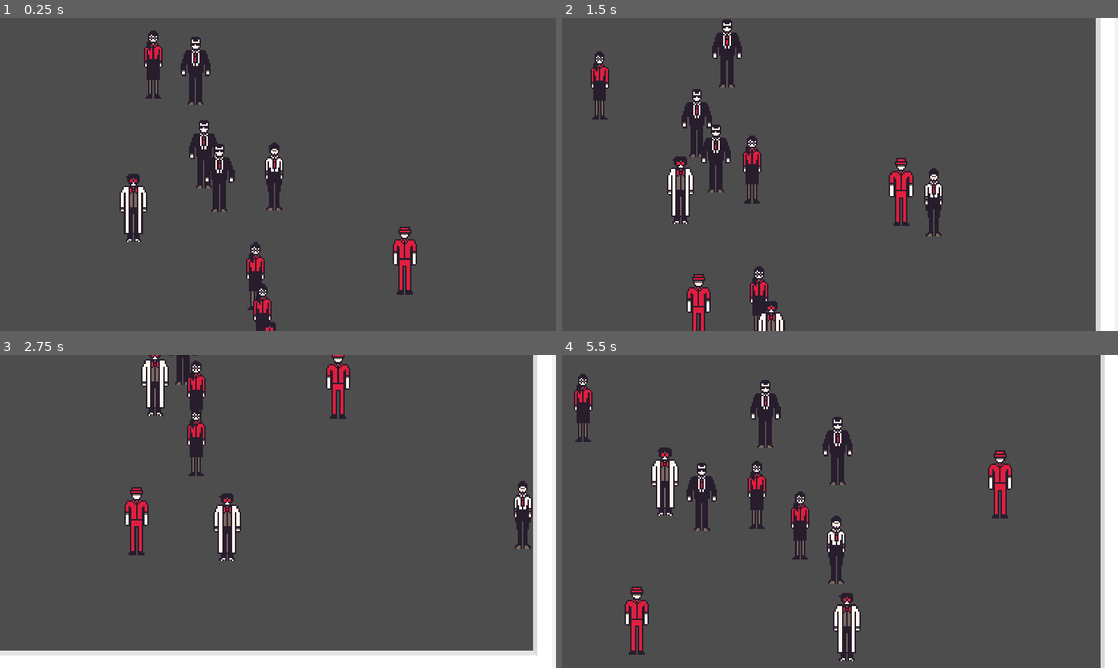
Above: before the commit, frames 1-4 (two rows, left to right).
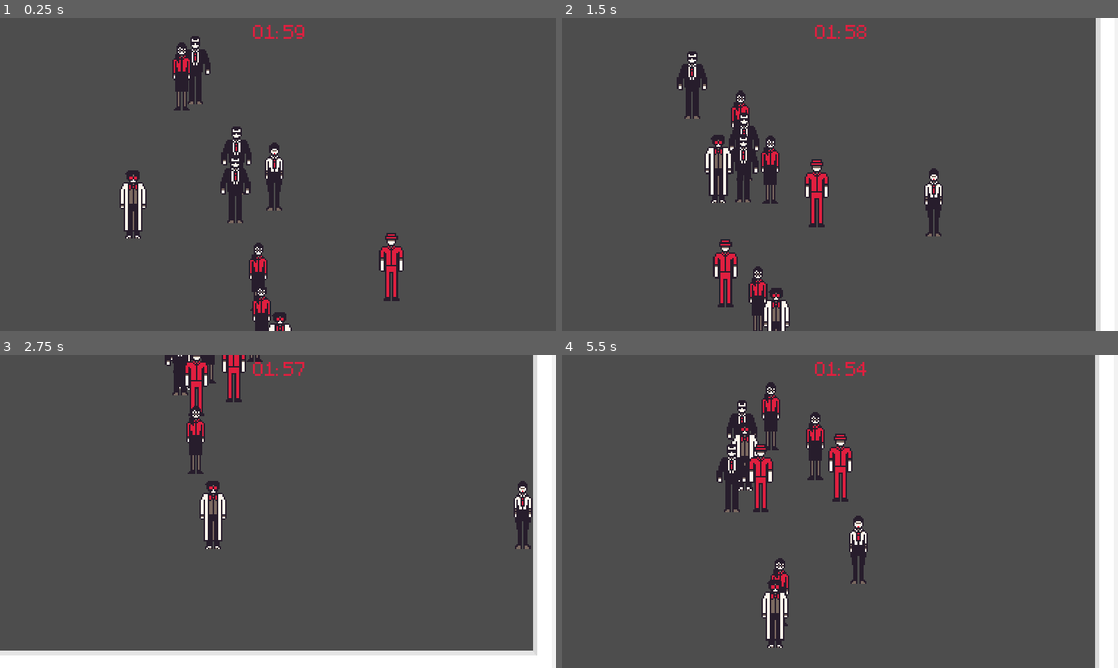
Above: after the commit, the same moments.

Repository: CodeLynch/antispy
Game: Godot game, scene res://Scenes/game.tscn
Two runs of this game, one before a commit and one after it. Both use one fixed random seed, a clock stepped at 60 frames per second and the inputs below.
Inputs (mouse positions are in pixels of both pictures, inside the frame that each line leads up to):
- Up to frame 1 (0.25 s): no input
- Up to frame 2 (1.5 s): move the mouse to (762, 146) at 0.52 s; hold D (move_right) 0.53-1.28 s; click (762, 146) at 0.67 s; move the mouse to (712, 64) at 1.27 s; hold S (move_down) from 1.28 s (still down); click (712, 64) at 1.42 s
- Up to frame 3 (2.75 s): move the mouse to (227, 567) at 2.02 s; release S (move_down) at 2.03 s; hold D (move_right) from 2.03 s (still down); click (227, 567) at 2.17 s
- Up to frame 4 (5.5 s): move the mouse to (901, 380) at 2.77 s; release D (move_right) at 2.78 s; hold W (move_up) 2.78-3.53 s; click (901, 380) at 2.92 s; move the mouse to (678, 630) at 3.52 s; hold A (move_left) 3.53-5.03 s; click (678, 630) at 3.67 s; move the mouse to (573, 461) at 4.27 s; click (573, 461) at 4.42 s; move the mouse to (662, 536) at 5.02 s; hold S (move_down) from 5.03 s (still down); click (662, 536) at 5.17 s

The runs differ from the first frame. In frame 1, 5.1% of the frame differs, in the area x 21-75%, y 2-100%; in frame 2, 8.5%; in frame 3, 4.7%; in frame 4, 12%, in the area x 2-98%, y 0-100%.

Commit message:
prototype - started kill mechanic and level countdown timer

Diff:
--- a/Scenes/game.tscn
+++ b/Scenes/game.tscn
@@ -10,6 +10,8 @@
 [ext_resource type="PackedScene" uid="uid://c2u1i4wpdc1oh" path="res://Scenes/random_names.tscn" id="6_k6sqg"]
 [ext_resource type="PackedScene" uid="uid://dpow0ql7y1o2y" path="res://Scenes/rd_eng.tscn" id="7_owtgg"]
 [ext_resource type="PackedScene" uid="uid://gs11j6xqhown" path="res://Scenes/janitor.tscn" id="8_etuty"]
+[ext_resource type="FontFile" uid="uid://dqqb4aa66ub7s" path="res://Assets/m5x7.ttf" id="11_h1lvl"]
+[ext_resource type="Script" path="res://Scripts/level_timer.gd" id="11_v3xiw"]
 
 [sub_resource type="NavigationPolygon" id="NavigationPolygon_r5ml4"]
 vertices = PackedVector2Array(309.906, 60.9688, -59.0391, 60.0234, -59.9531, -165.047, 308.078, -166.938)
@@ -143,7 +145,7 @@
 tile_map_data = PackedByteArray("AAD5/wgAAAACAAMAAAD6/wgAAAACAAMAAAD7/wgAAAACAAMAAAD8/wgAAAACAAMAAAD9/wgAAAACAAMAAAD+/w …(3072 unchanged characters)…
 tile_set = SubResource("TileSet_eeuok")
 
-[node name="npc_spawner" type="Marker2D" parent="."]
+[node name="npc_spawner" type="Marker2D" parent="." groups=["npcs"]]
 y_sort_enabled = true
 position = Vector2(-8, 38)
 script = ExtResource("3_igyoi")
@@ -155,3 +157,29 @@
 [node name="RandomNames" parent="npc_spawner" instance=ExtResource("6_k6sqg")]
 
 [node name="InterrogateOverlay" parent="." instance=ExtResource("5_fhs6t")]
+
+[node name="LevelTimer" type="CanvasLayer" parent="."]
+
+[node name="TimerGroup" type="Node2D" parent="LevelTimer"]
+script = ExtResource("11_v3xiw")
+time = 120000.0
+
+[node name="lbl_min" type="Label" parent="LevelTimer/TimerGroup"]
+offset_left = 516.0
+offset_right = 580.0
+offset_bottom = 83.0
+theme_override_colors/font_color = Color(0.878431, 0.121569, 0.247059, 1)
+theme_override_fonts/font = ExtResource("11_h1lvl")
+theme_override_font_sizes/font_size = 64
+text = "00:"
+horizontal_alignment = 2
+
+[node name="lbl_sec" type="Label" parent="LevelTimer/TimerGroup"]
+offset_left = 580.0
+offset_right = 635.0
+offset_bottom = 83.0
+theme_override_colors/font_color = Color(0.878431, 0.121569, 0.247059, 1)
+theme_override_fonts/font = ExtResource("11_h1lvl")
+theme_override_font_sizes/font_size = 64
+text = "00"
+horizontal_alignment = 2
--- a/Scripts/InterrogateManager.gd
+++ b/Scripts/InterrogateManager.gd
@@ -7,12 +7,14 @@
 var rng = RandomNumberGenerator.new()
 var is_interrogation: bool = false
 var is_kill: bool = false
+var npc_id: int = -1
 '''
 0 - Field Agent
 1 - Analyst
 2 - R&D Engineer
 3 - Janitor
 '''
+signal kill_npc(id: int)
 
 func _ready() -> void:
 	$interrogate.visible = false
@@ -28,6 +30,7 @@
 	dialogue = load_dialogue()
 	var s2dtex = load(role_tex)
 	role_num = role
+	npc_id = id
 	$npc_dialogue/Sprite2D.texture = s2dtex
 	$npc_dialogue/npc_name.text = name
 	$npc_dialogue/npc_role.text = "(" + dialogue[role+1][0]["role"] + ")"
@@ -47,6 +50,11 @@
 			$exit.disabled = false
 			show_overlay()
 			is_interrogation = false
+		elif is_kill:
+			kill_npc.emit(npc_id)
+			hide_overlay()
+			is_kill = false
+			is_active = false
 		else:
 			hide_overlay()
 			is_active = false
@@ -55,14 +63,21 @@
 	$interrogate.disabled = true
 	$kill.disabled = true
 	$exit.disabled = true
-	dialogue = load_dialogue()
 	$rsa_dialogue/dialogue_text.text = dialogue[0][0]["say"]
 	$npc_dialogue.visible = false
 	$rsa_dialogue.visible = true
 	is_interrogation = true;
 
 func _on_kill_pressed() -> void:
-	pass # Replace with function body.
+	$interrogate.disabled = true
+	$kill.disabled = true
+	$exit.disabled = true
+	$rsa_dialogue/dialogue_text.text = dialogue[0][1]["say"]
+	$npc_dialogue.visible = false
+	$rsa_dialogue.visible = true
+	is_kill = true;
+
+
 
 func _on_exit_pressed() -> void:
 	hide_overlay()
--- /dev/null
+++ b/Scripts/level_timer.gd
@@ -0,0 +1,16 @@
+extends Node2D
+
+@export var time: float = 0
+var mins: float = 0
+var secs: float = 0
+
+func _process(delta: float) -> void:
+	time -= delta
+	secs = fmod(time, 60)
+	mins = time / 60000
+	$lbl_min.text = "%02d:" % mins
+	$lbl_sec.text = "%02d" % secs
+	if time <= 0:
+		stop_timer()
+func stop_timer() -> void:
+	set_process(false)
--- a/Scripts/npc_manager.gd
+++ b/Scripts/npc_manager.gd
@@ -5,14 +5,13 @@
 @export var x_limit = 0
 @export var y_limit = 0
 @export var npcs:Array[PackedScene] = []
-signal npc_clicked(id:int, name:String, role_int: int, role_tex: String, is_spy:bool)
-
 var npcs_pos:Array[Vector2i] = []
 var rng = RandomNumberGenerator.new()
+var npc_list
+signal npc_clicked(id:int, name:String, role_int: int, role_tex: String, is_spy:bool)
 
 func spawn_random():
 	var spy_spawned = 0;
-	print("npc_count: " + str(npc_count))
 	for i in range(0, npc_count):
 		var npc_scene = npcs.pick_random()
 		var npc_name = ""
@@ -21,7 +20,7 @@
 			npc_name = $RandomNames.get_random_name(1)
 		else:
 			npc_name = $RandomNames.get_random_name(0)
-		if  spy_spawned > spy_count:
+		if  spy_spawned < spy_count:
 			npc_ins.set_params(i + 1, npc_name, get_role_no(npc_ins.name), false, true)
 			spy_spawned += 1
 		else:
@@ -30,12 +29,19 @@
 		npc_ins.npc_clicked.connect(show_overlay)
 		npc_ins.position = Vector2i(rng.randi_range(-x_limit, x_limit),rng.randi_range(-y_limit, y_limit))
 		add_child(npc_ins)
+		npc_ins.add_to_group("npcs")
+	npc_list = get_tree().get_nodes_in_group("npcs")
 
 func _ready() -> void:
 	spawn_random()
+	$"../InterrogateOverlay".kill_npc.connect(kill_npc)
 
 func show_overlay(id:int, name:String, role_int: int, role_tex: String, is_spy:bool) -> void:
 	$"../InterrogateOverlay".start(id, name, role_int, role_tex, is_spy)
+
+func kill_npc(id: int) -> void:
+	var tar = npc_list[id]
+	tar.die()
 
 func get_role_no(role_name: String) -> int:
 	if role_name == "field_agent":
--- a/Scripts/npc_move.gd
+++ b/Scripts/npc_move.gd
@@ -31,25 +31,6 @@
 	actor_setup.call_deferred()
 	get_random_dir()
 
-func get_random_dir():
-	var possible_vectors: Array = [Vector2i(0,1), Vector2i(0,-1), Vector2i(1,0), Vector2i(-1,0)]
-	var rand_num = rng.randi_range(0, 3)
-	return possible_vectors[rand_num]
-
-func actor_setup():
-	await get_tree().physics_frame
-	set_movement_target(movement_target_position)
-
-func set_movement_target(movement_target: Vector2):
-	navigation_agent.target_position = movement_target
-
-func on_npc_click(id:int, name:String, role_int: int, role_tex: String, is_spy:bool):
-	npc_clicked.emit(id, name, role_int, role_tex, is_spy)
-
-func handle_stop():
-	if(!is_paused):
-		if(rng.randi_range(1, 100) <= pause_chance):
-			is_paused = true
 
 func _process(delta):
 	if is_paused:
@@ -78,3 +59,30 @@
 	var col_count = get_slide_collision_count()
 	if col_count > 0:
 		cancel_move = true
+
+func die() -> void:
+	if $NPCChar.is_spy:
+		print("You Killed a spy!")
+	else:
+		print("Oh no...")
+	queue_free()
+
+func get_random_dir():
+	var possible_vectors: Array = [Vector2i(0,1), Vector2i(0,-1), Vector2i(1,0), Vector2i(-1,0)]
+	var rand_num = rng.randi_range(0, 3)
+	return possible_vectors[rand_num]
+
+func actor_setup():
+	await get_tree().physics_frame
+	set_movement_target(movement_target_position)
+
+func set_movement_target(movement_target: Vector2):
+	navigation_agent.target_position = movement_target
+
+func on_npc_click(id:int, name:String, role_int: int, role_tex: String, is_spy:bool):
+	npc_clicked.emit(id, name, role_int, role_tex, is_spy)
+
+func handle_stop():
+	if(!is_paused):
+		if(rng.randi_range(1, 100) <= pause_chance):
+			is_paused = true
--- a/Scripts/random_names.gd
+++ b/Scripts/random_names.gd
@@ -5,21 +5,24 @@
 	"Paul", "Jude", "Isaiah", "Mike",
 	"Ringo", "Robert", "Ron", "Jeff",
 	"Virgil", "Dante", "Ned", "Philip",
-	"Tom", "Zach", "Dexter", "Wally"
+	"Tom", "Zach", "Dexter", "Wally",
+	"Cody", "Dominic"
 ]
 var ffirst_names:Array[String] = [
 	"Jane", "Janet", "Julie", "Beth", "Cassandra",
 	"Patricia", "Molly", "Serena", "Sarah", "Alexis",
 	"Debra", "Stephanie", "Domino", "Octopussy", "Natalie",
 	"Marie", "Gwen", "Victoria", "Felicia", "Sophia",
-	"Karen", "Kaye", "Isobel", "Chealsea", "Francheska"
+	"Karen", "Kaye", "Isobel", "Chealsea", "Francheska",
+	"Bayley", "Rhea"
 	]
 var last_names:Array[String] = [
 	"Doe", "Bond", "Palmer", "Smith", "Park",
 	"Anderson", "Andrews", "Connors", "Lee",
 	"Schaffer", "Hudson", "Sullivan", "Harper",
 	"Rivers", "Richards", "Turner", "Buckley", "Moss",
-	"Morrison", "Motley", "Greenwood", "Ward", "Gibbs"
+	"Morrison", "Motley", "Greenwood", "Ward", "Gibbs",
+	"Rhodes", "Johnson", "Parker", "Edwards", "Rogers"
 ]
 
 func get_random_name(gender: int) -> String:
Not shown: 1 places in Scenes/game.tscn that only renumber resources
Not shown, changed: README.md
